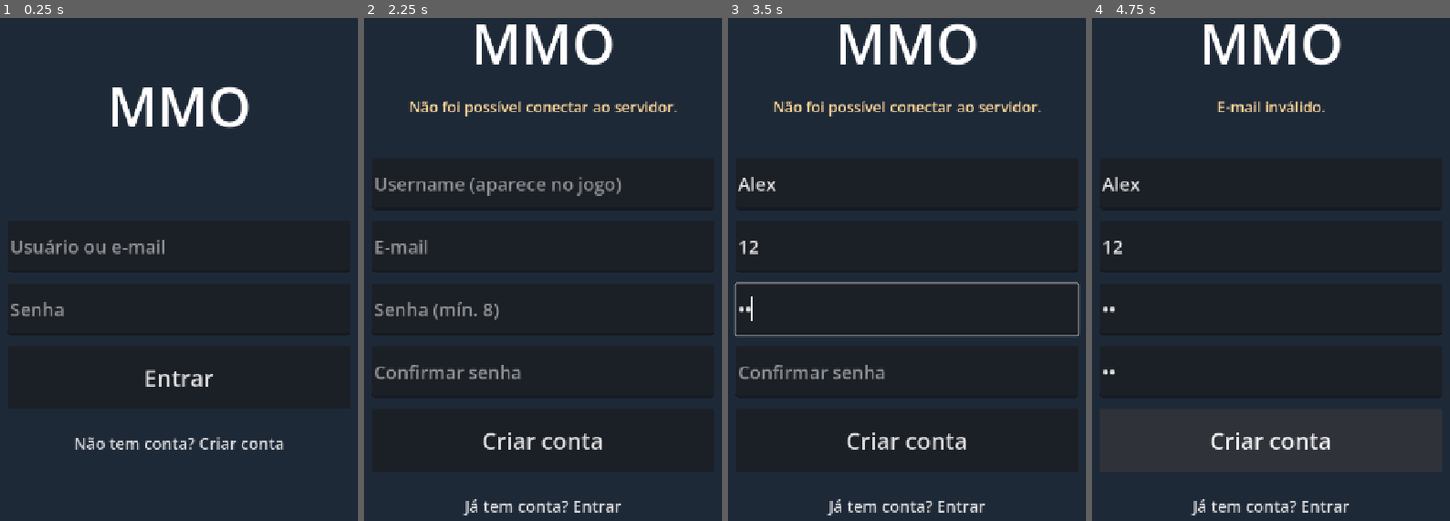
Above: before the commit, frames 1-4 (left to right).
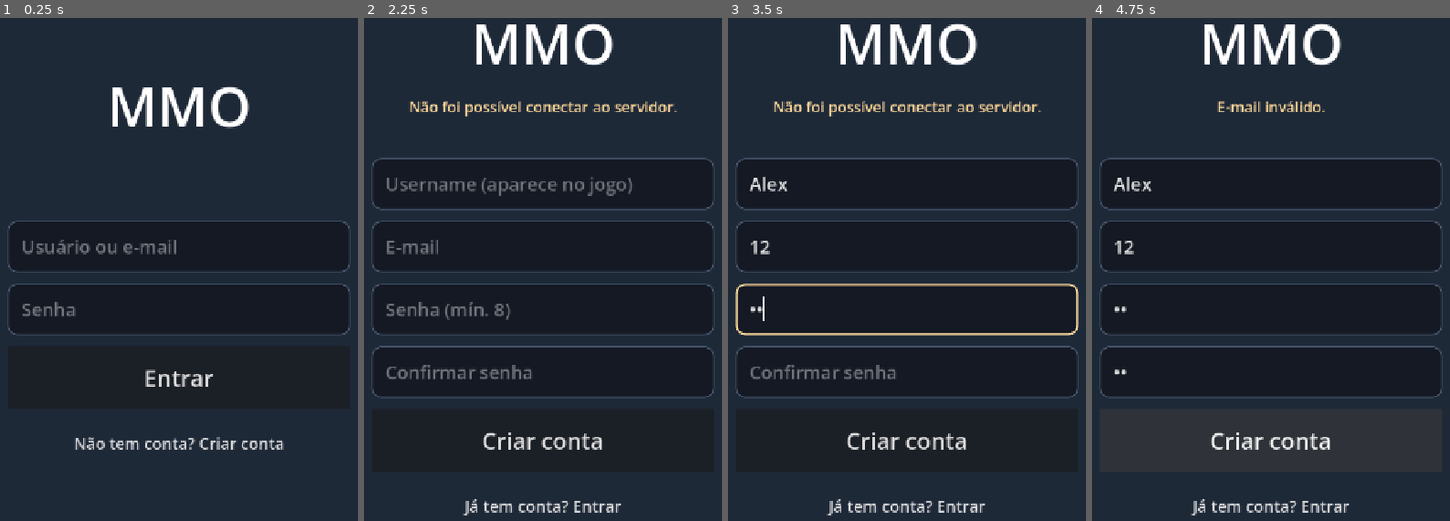
Above: after the commit, the same moments.

Repository: gabrihhh/mmo-client
Game: Godot game, scene res://scenes/boot/updater.tscn
Two runs of this game, one before a commit and one after it. Both use one fixed random seed, a clock stepped at 60 frames per second and the inputs below.
Inputs (mouse positions are in pixels of both pictures, inside the frame that each line leads up to):
- Up to frame 1 (0.25 s): no input
- Up to frame 2 (2.25 s): click (543, 244) at 0.52 s; type "12" at 0.6 s; click (543, 309) at 0.75 s; type "12" at 0.83 s; click "Entrar" at 1.25 s; click "Não tem conta? Criar conta" at 2 s
- Up to frame 3 (3.5 s): click (907, 183) at 2.77 s; type "Alex" at 2.85 s; click (907, 244) at 3 s; type "12" at 3.08 s; click (907, 309) at 3.23 s; type "12" at 3.32 s
- Up to frame 4 (4.75 s): click (1271, 370) at 3.52 s; type "12" at 3.6 s; click "Criar conta" at 4.25 s

The runs differ from the first frame. In frame 1, 1.7% of the frame differs, in the area x 2-98%, y 40-64%; in frame 2, 4.8%, in the area x 2-98%, y 27-76%; in frame 3, 4.7%; in frame 4, 3.0%.

Commit message:
Tema da UI: campos de texto com padding e cantos arredondados
Co-Authored-By: Claude Opus 5.5 <noreply@anthropic.com>

Diff:
--- /dev/null
+++ b/assets/ui/theme.tres
@@ -0,0 +1,58 @@
+[gd_resource type="Theme" load_steps=4 format=3]
+
+; Tema da interface do jogo (telas de login, HUD...). Ver mmo-docs [CLI-07].
+; Campos de texto: cantos arredondados e espaço interno para o texto/placeholder não encostar na borda.
+
+[sub_resource type="StyleBoxFlat" id="LineEdit_normal"]
+content_margin_left = 24.0
+content_margin_top = 12.0
+content_margin_right = 24.0
+content_margin_bottom = 12.0
+bg_color = Color(0.08, 0.1, 0.14, 1)
+border_width_left = 2
+border_width_top = 2
+border_width_right = 2
+border_width_bottom = 2
+border_color = Color(0.3, 0.36, 0.45, 1)
+corner_radius_top_left = 16
+corner_radius_top_right = 16
+corner_radius_bottom_right = 16
+corner_radius_bottom_left = 16
+
+[sub_resource type="StyleBoxFlat" id="LineEdit_focus"]
+content_margin_left = 24.0
+content_margin_top = 12.0
+content_margin_right = 24.0
+content_margin_bottom = 12.0
+draw_center = false
+border_width_left = 3
+border_width_top = 3
+border_width_right = 3
+border_width_bottom = 3
+border_color = Color(1, 0.85, 0.6, 1)
+corner_radius_top_left = 16
+corner_radius_top_right = 16
+corner_radius_bottom_right = 16
+corner_radius_bottom_left = 16
+
+[sub_resource type="StyleBoxFlat" id="LineEdit_read_only"]
+content_margin_left = 24.0
+content_margin_top = 12.0
+content_margin_right = 24.0
+content_margin_bottom = 12.0
+bg_color = Color(0.08, 0.1, 0.14, 0.6)
+border_width_left = 2
+border_width_top = 2
+border_width_right = 2
+border_width_bottom = 2
+border_color = Color(0.3, 0.36, 0.45, 0.6)
+corner_radius_top_left = 16
+corner_radius_top_right = 16
+corner_radius_bottom_right = 16
+corner_radius_bottom_left = 16
+
+[resource]
+LineEdit/colors/font_placeholder_color = Color(1, 1, 1, 0.4)
+LineEdit/styles/normal = SubResource("LineEdit_normal")
+LineEdit/styles/focus = SubResource("LineEdit_focus")
+LineEdit/styles/read_only = SubResource("LineEdit_read_only")
--- a/scenes/ui/login.tscn
+++ b/scenes/ui/login.tscn
@@ -1,6 +1,7 @@
-[gd_scene load_steps=2 format=3]
+[gd_scene load_steps=3 format=3]
 
 [ext_resource type="Script" path="res://scripts/ui/login_screen.gd" id="1_login"]
+[ext_resource type="Theme" path="res://assets/ui/theme.tres" id="2_theme"]
 
 [node name="Login" type="Control"]
 layout_mode = 3
@@ -9,6 +10,7 @@
 anchor_bottom = 1.0
 grow_horizontal = 2
 grow_vertical = 2
+theme = ExtResource("2_theme")
 script = ExtResource("1_login")
 
 [node name="Background" type="ColorRect" parent="."]
